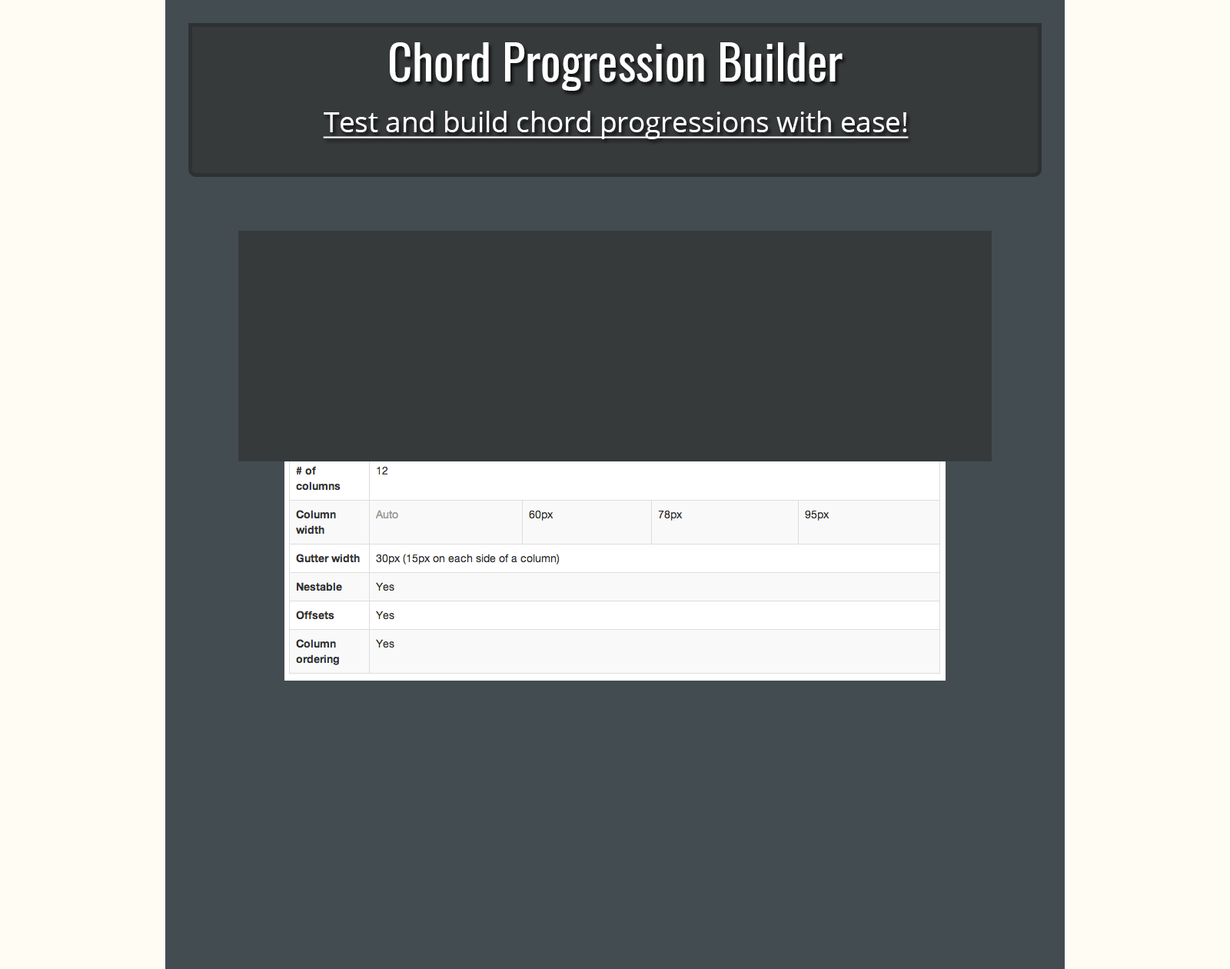
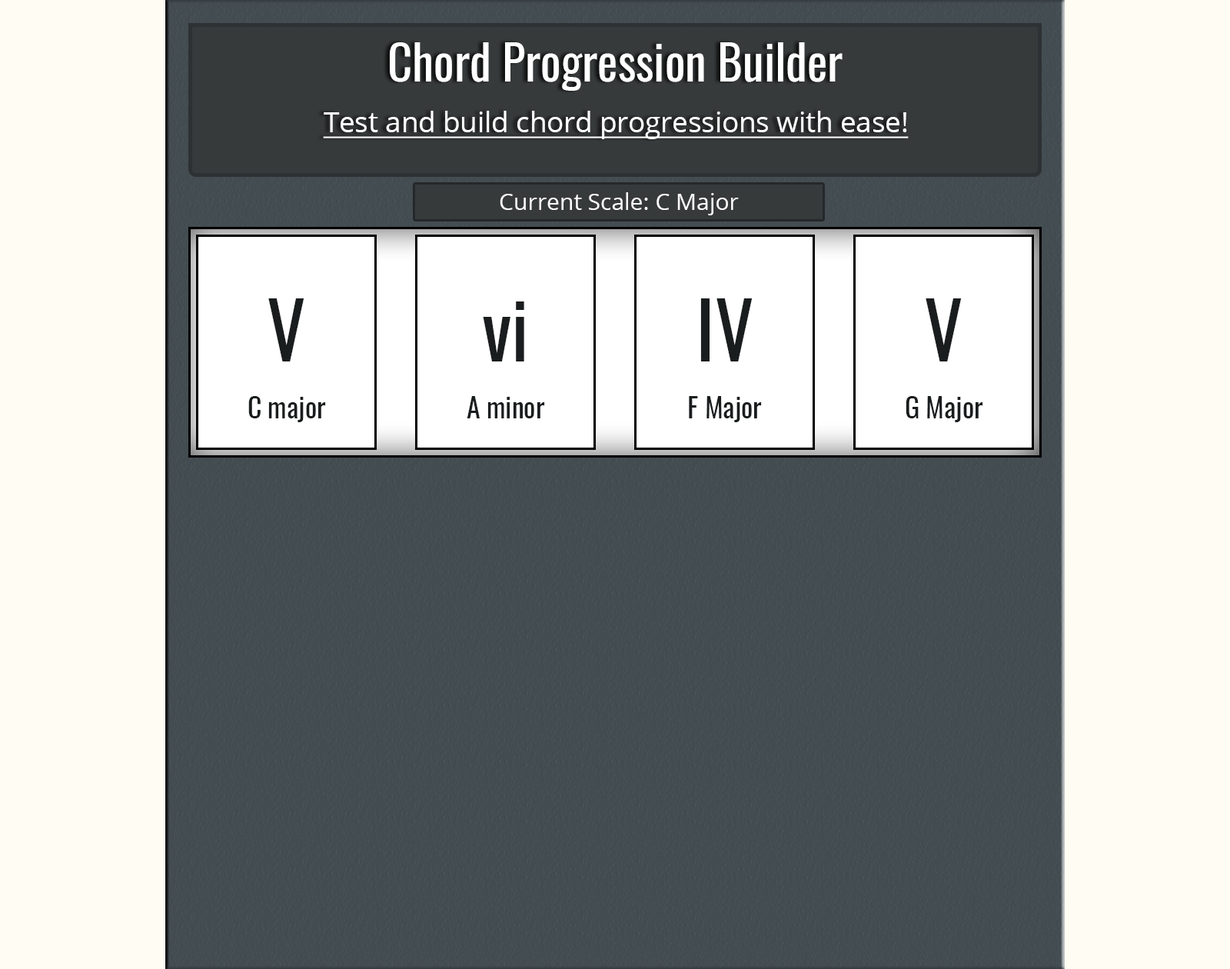
Before/after of a w=1230, h=969 layered artwork. What changed in the layer stack:
renamed "Rounded Rectangle 1" to "Header Box", moved it into group "Header Text" over [189, 39, 1042, 177]
added group "Scale Selector" (1st of 2, in "Web Page" › "Workspace") with 2 layers in group "Workspace" over [415, 184, 823, 220]
added layer "Current Scale: C Major" in group "Scale Selector" over [499, 192, 739, 216]
added layer "Scale Selector" (2nd of 2, in "Web Page" › "Workspace" › "Scale Selector") in group "Scale Selector" over [415, 184, 823, 220]
added group "Chord Array" with 18 layers in group "Workspace" over [188, 226, 1042, 458]
added group "Chords" with 16 layers in group "Chord Array" over [196, 234, 1034, 450]
added group "Chord 4" with 3 layers in group "Chords" over [853, 234, 1034, 450]
added layer "Chord Box" (1st of 4, in "Web Page" › "Workspace" › "Chord Array" › "Chords" › "Chord 4") in group "Chord 4" over [853, 234, 1034, 450]
added group "Chord 3" with 3 layers in group "Chords" over [634, 234, 815, 450]
added layer "Chord Notation" (2nd of 4, in "Web Page" › "Workspace" › "Chord Array" › "Chords" › "Chord 3") in group "Chord 3" over [700, 298, 753, 362]
added layer "Chord Box" (2nd of 4, in "Web Page" › "Workspace" › "Chord Array" › "Chords" › "Chord 3") in group "Chord 3" over [634, 234, 815, 450]
added group "Chord 2" with 3 layers in group "Chords" over [415, 234, 596, 450]
added layer "Chord Box" (3rd of 4, in "Web Page" › "Workspace" › "Chord Array" › "Chords" › "Chord 2") in group "Chord 2" over [415, 234, 596, 450]
added group "Chord 1" with 3 layers in group "Chords" over [196, 234, 377, 450]
added layer "Chord Box" (4th of 4, in "Web Page" › "Workspace" › "Chord Array" › "Chords" › "Chord 1") in group "Chord 1" over [196, 234, 377, 450]
moved "Chord Array Container" into group "Chord Array", painted on it over [188, 226, 1042, 462]
hid "Bootstrap Info" over [284, 288, 946, 681]
…and 7 more changes (7 added)
